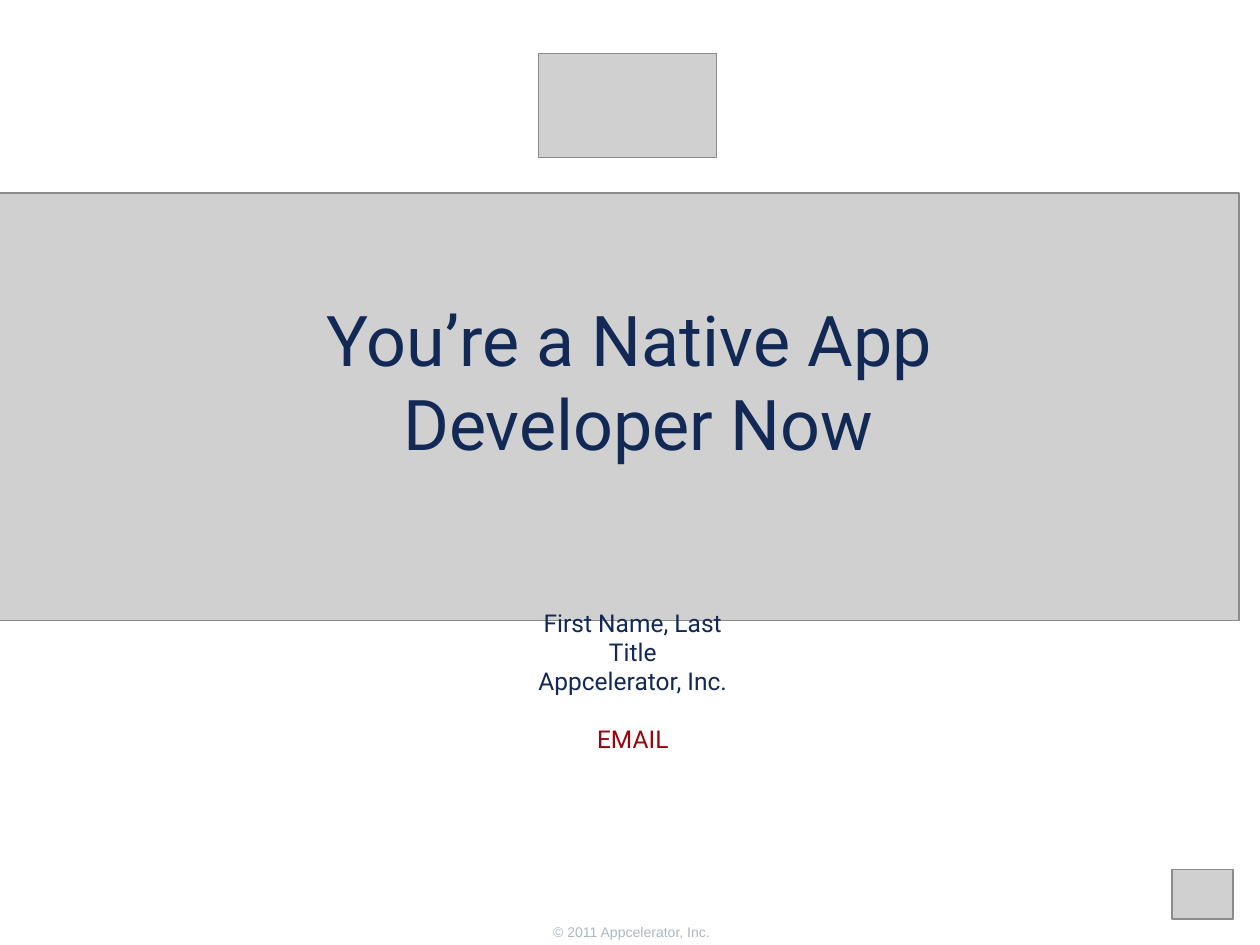
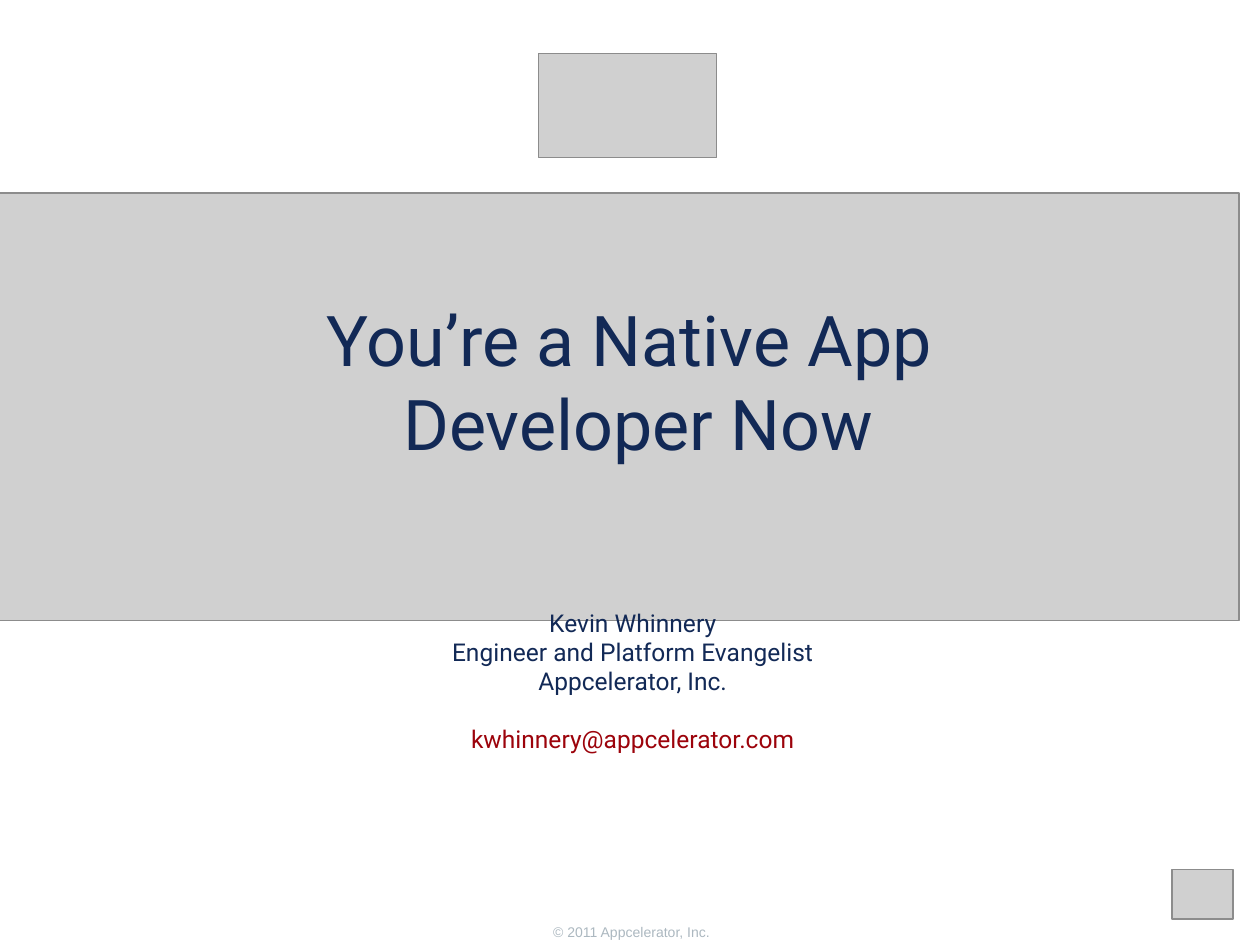
Before and after one commit to appcelerator-training-archive/tcad_certification, a slide deck: slide 1 of 210/210.ppt. Drawn at 1260x945 pixels with LibreOffice and Linux fonts; fonts in the diff are those of the drawing; grey boxes stand for pictures; background and template pictures are left out. Boxes give left, top, right and bottom in pixels: in the first picture for what was removed or moved away, otherwise in the second. Text is boxed around its words. In the diff, an @@ line names an element or a change of style, - is before the commit and + after.

```diff
--- a/210/210.ppt
+++ b/210/210.ppt
@@ text at [452,613,813,666]: text changed @@
-First Name, Last
-Title
+Kevin Whinnery
+Engineer and Platform Evangelist
@@ text at [471,729,794,754]: text changed @@
-EMAIL
+kwhinnery@appcelerator.com
```
Also in this commit, not shown: 3 other slides changed, 3 slides added, 1 slide removed.
